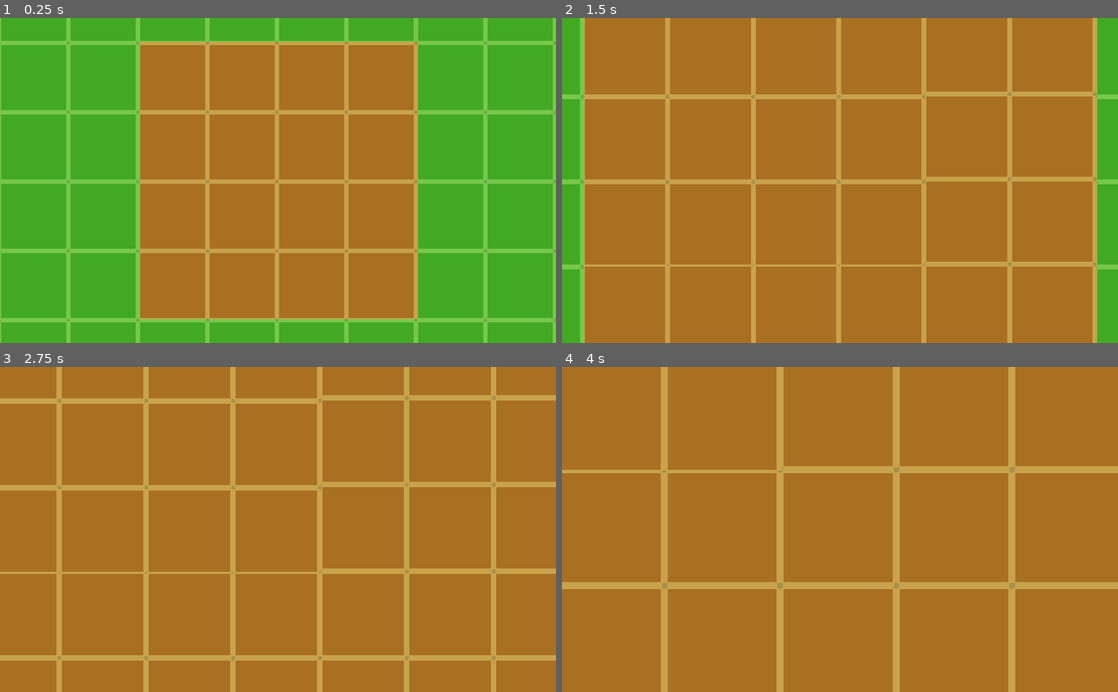
Above: before the commit, frames 1-4 (two rows, left to right).
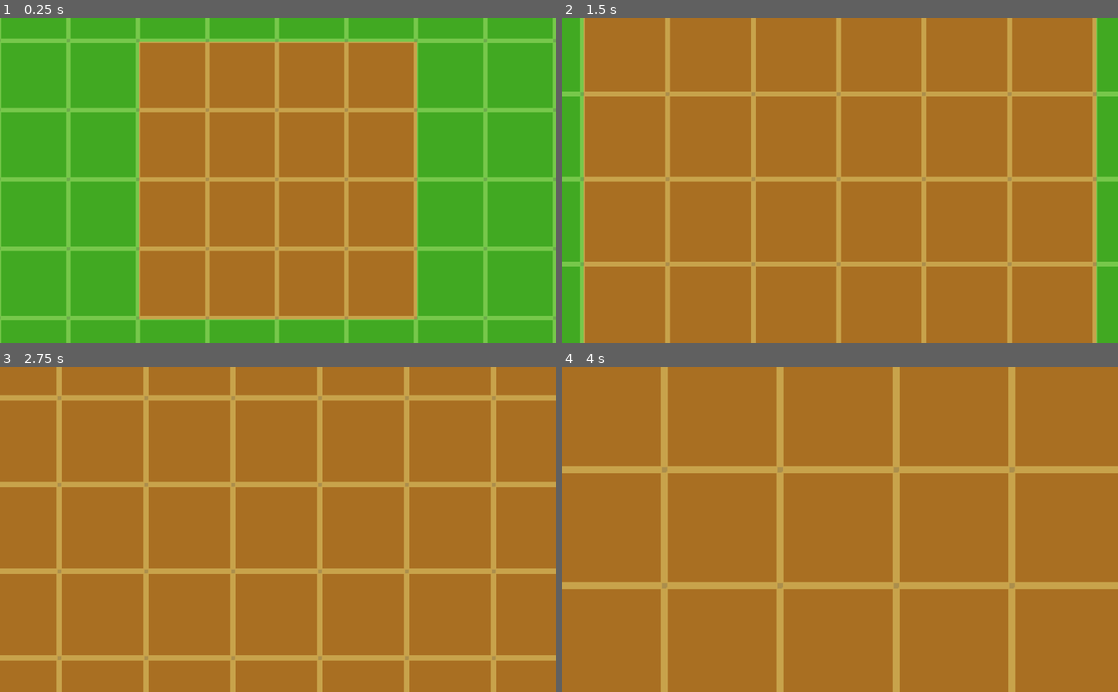
Above: after the commit, the same moments.

Repository: mrtheduts/GoGodotJam3
Game: Godot game, scene res://src/Main/Main.tscn
The game is run twice, just before and just after one commit, with the same random seed, the same clock (stepped at 60 frames per second) and the same inputs. Before the commit the project starts from res://src/Garden/Garden.tscn.
Inputs (mouse positions are in pixels of both pictures, inside the frame that each line leads up to):
- Up to frame 1 (0.25 s): no input
- Up to frame 2 (1.5 s): tap Enter at 0.5 s; move the mouse to (962, 164) at 0.52 s; hold Mouse wheel up (zoom_in) 0.53-1.28 s; click (962, 164) at 0.67 s; tap Space at 1.25 s; move the mouse to (728, 196) at 1.27 s; tap Mouse wheel up (zoom_in) at 1.35 s; click (728, 196) at 1.42 s
- Up to frame 3 (2.75 s): tap Enter at 2 s; move the mouse to (333, 458) at 2.02 s; hold Mouse wheel down (zoom_out) from 2.03 s (still down); click (333, 458) at 2.17 s; tap Mouse wheel up (zoom_in) at 2.3 s
- Up to frame 4 (4 s): tap Space at 2.75 s; move the mouse to (812, 594) at 2.77 s; release Mouse wheel down (zoom_out) at 2.78 s; tap Mouse wheel up (zoom_in) at 2.85 s; click (812, 594) at 2.92 s; tap Enter at 3.5 s; move the mouse to (1006, 578) at 3.52 s; hold Mouse wheel up (zoom_in) from 3.53 s (still down); click (1006, 578) at 3.67 s

The runs differ from the first frame. In frame 1, 6.6% of the frame differs, in the area x 0-100%, y 6-94%; in frame 2, 2.7%; in frame 3, 2.9%; in frame 4, 0.4%.

Commit message:
Save game feature

Diff:
--- a/project.godot
+++ b/project.godot
@@ -21,7 +21,7 @@
 [application]
 
 config/name="Umbrella Kittens"
-run/main_scene="res://src/Garden/Garden.tscn"
+run/main_scene="res://src/Main/Main.tscn"
 config/icon="res://icon.png"
 
 [autoload]
@@ -39,14 +39,19 @@
 
 [input]
 
+zoom_in={
+"deadzone": 0.5,
+"events": [ Object(InputEventMouseButton,"resource_local_to_scene":false,"resource_name":"","device":0,"alt":false,"shift":false,"control":false,"meta":false,"command":false,"button_mask":0,"position":Vector2( 0, 0 ),"global_position":Vector2( 0, 0 ),"factor":1.0,"button_index":4,"pressed":false,"doubleclick":false,"script":null)
+ ]
+}
 zoom_out={
 "deadzone": 0.5,
 "events": [ Object(InputEventMouseButton,"resource_local_to_scene":false,"resource_name":"","device":0,"alt":false,"shi …(212 unchanged characters)…
  ]
 }
-zoom_in={
+save={
 "deadzone": 0.5,
-"events": [ Object(InputEventMouseButton,"resource_local_to_scene":false,"resource_name":"","device":0,"alt":false,"shift":false,"control":false,"meta":false,"command":false,"button_mask":0,"position":Vector2( 0, 0 ),"global_position":Vector2( 0, 0 ),"factor":1.0,"button_index":4,"pressed":false,"doubleclick":false,"script":null)
+"events": [ Object(InputEventKey,"resource_local_to_scene":false,"resource_name":"","device":0,"alt":false,"shift":false,"control":true,"meta":false,"command":true,"pressed":false,"scancode":83,"physical_scancode":0,"unicode":0,"echo":false,"script":null)
  ]
 }
 
--- a/src/Camera/Camera.gd
+++ b/src/Camera/Camera.gd
@@ -4,7 +4,7 @@
 # Lower cap for the `_zoom_level`.
 export var min_zoom := 0.5
 # Upper cap for the `_zoom_level`.
-export var max_zoom := 2.0
+export var max_zoom := 5.0
 # Controls how much we increase or decrease the `_zoom_level` on every turn of the scroll wheel.
 export var zoom_factor := 0.1
 # Duration of the zoom's tween animation.
@@ -17,7 +17,7 @@
 onready var tween: Tween = $Tween
 
 func _ready():
-	updatePosition()
+	update_position()
 
 func _set_zoom_level(value: float) -> void:
 	# We limit the value between `min_zoom` and `max_zoom`
@@ -44,5 +44,5 @@
 	if event.is_action_pressed("zoom_out"):
 		_set_zoom_level(_zoom_level + zoom_factor)
 
-func updatePosition():
-	self.position = get_parent().getGardenCenter()
+func update_position():
+	self.position = get_parent().get_garden_center()
--- a/src/Garden/Garden.gd
+++ b/src/Garden/Garden.gd
@@ -2,24 +2,29 @@
 
 
 # Constants
-var PLANT_TILE_ID = 0
-var GRASS_TILE_ID = 1
+var PLANT_TILE_ID : int = 0
+var GRASS_TILE_ID : int = 1
+var X_MARGIN : int = 4
+var Y_MARGIN : int = 3
 
 # Variables
-var gardenSize = 4
-var cellSize = 128
+var garden_size : int = 4
 var plants = []
-var tileStart = Vector2(-4, -3)
-var tileEnd = Vector2(7,6)
 
 # Called when the node enters the scene tree for the first time.
 func _ready():
-	initGarden()
+	print(garden_size)
+	if (len(plants) == 0):
+		print("Initing plants from garden")
+		init_garden()
+	draw_garden_tiles()
+	draw_grass_area()
 	pass # Replace with function body.
 
 # Called every frame. 'delta' is the elapsed time since the previous frame.
-#func _process(delta):
-#	pass
+func _process(delta):
+	#print(garden_size)
+	pass
 
 func _input(event):
    # Mouse in viewport coordinates.
@@ -28,49 +33,76 @@
 
 			if event.button_index == BUTTON_LEFT:
 				print("Mouse Click/Unclick at: ", event.position)
-				upgradeGardenSize()
-				print(plants)
-				print(gardenSize)
+				upgrade_garden_size()
+				print(garden_size)
 
-func getGardenCenter():
-	var middle = gardenSize*128/2
+func get_garden_center():
+	var middle = garden_size*cell_size.x/2
 	return Vector2(middle, middle)
 
-func upgradeGardenSize():
-	gardenSize += 1
+func upgrade_garden_size():
+	garden_size += 1
 
-	# Increasing plants array
-	for y in range(gardenSize):
-		if (y == gardenSize-1):
+	upgrade_plants_space()
+	draw_garden_tiles()
+	draw_grass_area()
+	get_child(0).update_position()
+
+func upgrade_plants_space():
+	for y in range(garden_size):
+		if (y == garden_size-1):
 			var newPlantsRow = []
-			for x in range(gardenSize):
+			for _x in range(garden_size):
 				newPlantsRow.append(null)
-				set_cell(x, y, PLANT_TILE_ID)
 			plants.append(newPlantsRow)
 		else:
 			plants[y].append(null)
-			set_cell(gardenSize-1, y, PLANT_TILE_ID)
 
-	increaseGrassArea()
-	get_child(0).updatePosition()
+func draw_garden_tiles():
+	for x in range(garden_size):
+		for y in range(garden_size):
+			set_cell(x, y, PLANT_TILE_ID)
 
-func increaseGrassArea():
-	var firstX = tileStart.x
-	var firstY = tileStart.y
+func draw_grass_area():
+	var first_x = -X_MARGIN
+	var first_y = -Y_MARGIN
 
-	var maxX = tileEnd.x
-	var maxY = tileEnd.y
-	for y in range(firstY, maxY+1):
-		set_cell(maxX+1, y, GRASS_TILE_ID)
+	var max_x = garden_size + X_MARGIN
+	var max_y = garden_size + Y_MARGIN
 
-	for x in range(firstX, maxX+2):
-		set_cell(x, maxY+1, GRASS_TILE_ID)
+	for y in range(first_y, max_y):
+		for x in range(first_x, max_x):
+			if x >= 0 and x < garden_size and y >= 0 and y < garden_size:
+				continue
+			else:
+				set_cell(x, y, GRASS_TILE_ID)
 
-	tileEnd = Vector2(maxX+1, maxY+1)
 
-func initGarden():
-	for _y in range(gardenSize):
-		var newPlantsRow = []
-		for _x in range(gardenSize):
-			newPlantsRow.append(null)
-		plants.append(newPlantsRow)
+func init_garden():
+	for _y in range(garden_size):
+		var new_plants_row = []
+		for _x in range(garden_size):
+			new_plants_row.append(null)
+		plants.append(new_plants_row)
+
+
+func save_stats():
+	var save_dict = {
+		"filename" : get_filename(),
+		"parent" : get_parent().get_path(),
+		"pos_x" : global_transform.origin.x,
+		"pos_y" : global_transform.origin.y,
+		"garden_size" : garden_size,
+		"plants" : plants
+	}
+	return save_dict
+
+func load_stats(stats):
+	global_transform.origin = Vector2(stats.pos_x, stats.pos_y)
+	garden_size = stats.garden_size
+	plants = stats.plants
+
+	draw_garden_tiles()
+	draw_grass_area()
+
+	get_child(0).update_position()
--- a/src/Garden/Garden.tscn
+++ b/src/Garden/Garden.tscn
@@ -55,7 +55,7 @@
 } ]
 1/z_index = 0
 
-[node name="Garden" type="TileMap"]
+[node name="Garden" type="TileMap" groups=["Persist"]]
 tile_set = SubResource( 1 )
 cell_size = Vector2( 128, 128 )
 format = 1
--- a/src/Main/Main.gd
+++ b/src/Main/Main.gd
@@ -16,6 +16,7 @@
 func _ready():
 	pass # Replace with function body.
 
+
 # Called every frame. 'delta' is the elapsed time since the previous frame.
 #func _process(delta):
 #	pass
--- a/src/Main/Main.tscn
+++ b/src/Main/Main.tscn
@@ -1,6 +1,12 @@
-[gd_scene load_steps=2 format=2]
+[gd_scene load_steps=4 format=2]
 
-[ext_resource path="res://src/Main/Main.gd" type="Script" id=1]
+[ext_resource path="res://src/Singletons/SaveGame.gd" type="Script" id=1]
+[ext_resource path="res://src/Garden/Garden.tscn" type="PackedScene" id=2]
+[ext_resource path="res://src/Singletons/PlayerState/PlayerState.tscn" type="PackedScene" id=3]
 
 [node name="Main" type="Node"]
 script = ExtResource( 1 )
+
+[node name="Garden" parent="." instance=ExtResource( 2 )]
+
+[node name="PlayerState" parent="." instance=ExtResource( 3 )]
--- a/src/Singletons/PlayerState/PlayerState.gd
+++ b/src/Singletons/PlayerState/PlayerState.gd
@@ -21,3 +21,18 @@
 
 func pop_stored_plant() -> Node2D:
 	return _stored_plants.pop_front()
+
+func save_stats():
+	var save_dict = {
+		"filename" : get_filename(),
+		"parent" : get_parent().get_path(),
+		"money" : _money,
+		"stored_plants" : _stored_plants
+	}
+	return save_dict
+
+func load_stats(stats):
+	print("LOADING STATS PLAYER")
+	print(stats)
+	_money = stats.money
+	_stored_plants = stats.stored_plants
--- a/src/Singletons/PlayerState/PlayerState.tscn
+++ b/src/Singletons/PlayerState/PlayerState.tscn
@@ -2,5 +2,5 @@
 
 [ext_resource path="res://src/Singletons/PlayerState/PlayerState.gd" type="Script" id=1]
 
-[node name="PlayerState" type="Node"]
+[node name="PlayerState" type="Node" groups=["Persist"]]
 script = ExtResource( 1 )
--- /dev/null
+++ b/src/Singletons/SaveGame.gd
@@ -0,0 +1,81 @@
+extends Node
+
+
+# Declare member variables here. Examples:
+var SAVE_FILENAME = "user://savegame.save"
+var SAVE_FUNC_NAME = "save_stats"
+
+
+# Called when the node enters the scene tree for the first time.
+func _ready():
+	load_game()
+	pass # Replace with function body.
+
+func _unhandled_input(event):
+	if event.is_action_pressed("save"):
+		save_game()
+
+
+func save_game():
+	print("Saving Game")
+
+	var save_game = File.new()
+	save_game.open(SAVE_FILENAME, File.WRITE)
+	var save_nodes = get_tree().get_nodes_in_group("Persist")
+	print(save_nodes)
+
+	for node in save_nodes:
+		# Check the node is an instanced scene so it can be instanced again during load.
+		if node.filename.empty():
+			print("persistent node '%s' is not an instanced scene, skipped" % node.name)
+			continue
+
+		# Check the node has a save function.
+		if !node.has_method(SAVE_FUNC_NAME):
+			print("persistent node '%s' is missing a save() function, skipped" % node.name)
+			continue
+
+		# Call the node's save function.
+		var node_data = node.call(SAVE_FUNC_NAME)
+
+		# var node_details = node.get_save_stats()
+
+		# Store the save dictionary as a new line in the save file.
+		save_game.store_line(to_json(node_data))
+	save_game.close()
+
+func load_game():
+	print("Loading Game")
+
+	var save_game = File.new()
+	if not save_game.file_exists(SAVE_FILENAME):
+		return # Error! We don't have a save to load.
+
+	# We need to revert the game state so we're not cloning objects
+	# during loading. This will vary wildly depending on the needs of a
+	# project, so take care with this step.
+	# For our example, we will accomplish this by deleting saveable objects.
+	var save_nodes = get_tree().get_nodes_in_group("Persist")
+	for i in save_nodes:
+		i.queue_free()
+
+	# Load the file line by line and process that dictionary to restore
+	# the object it represents.
+	save_game.open(SAVE_FILENAME, File.READ)
+	while save_game.get_position() < save_game.get_len():
+		# Get the saved dictionary from the next line in the save file
+		var node_data = parse_json(save_game.get_line())
+
+		# Firstly, we need to create the object and add it to the tree and set its position.
+		var new_object = load(node_data["filename"]).instance()
+		get_node(node_data["parent"]).add_child(new_object)
+
+		new_object.load_stats(node_data)
+
+		# Now we set the remaining variables.
+		#for i in node_data.keys():
+		#	if i == "filename" or i == "parent" or i == "pos_x" or i == "pos_y":
+		#		continue
+		#	new_object.set(i, node_data[i])
+
+	save_game.close()
